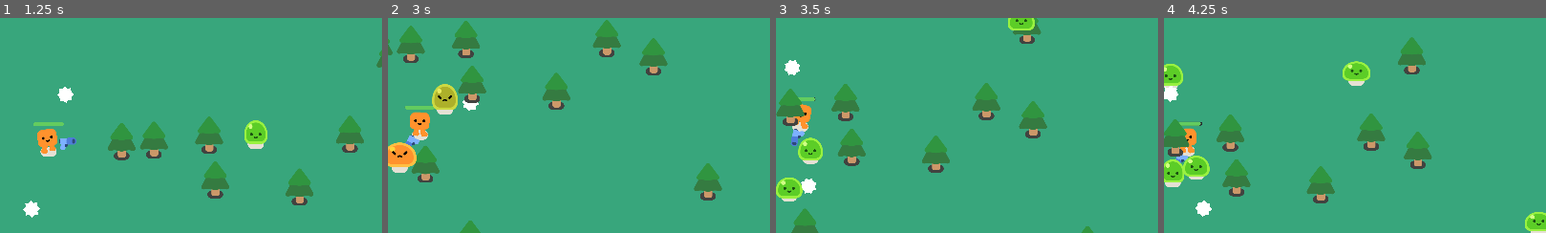
Above: before the commit, frames 1-4 (left to right).
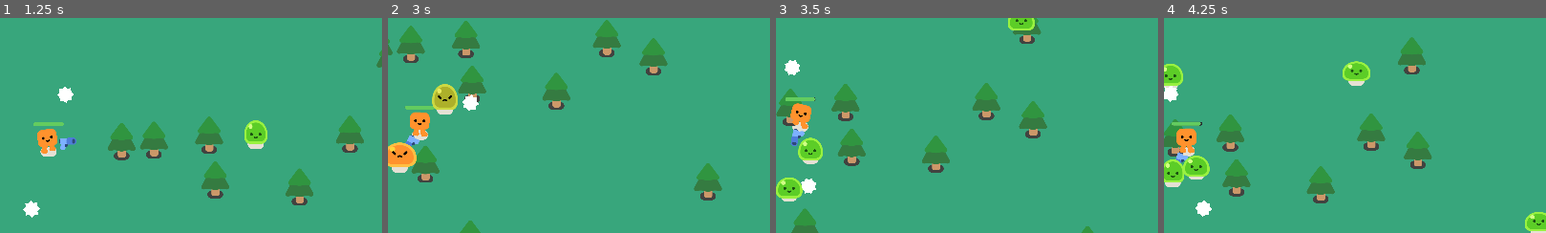
Above: after the commit, the same moments.

Repository: nicolasanelli/2d-slimes-roguelike
Game: Godot game, scene res://scenes/game/game.tscn
Two runs of this game, one before a commit and one after it. Both use one fixed random seed, a clock stepped at 60 frames per second and the inputs below.
Inputs:
- Up to frame 1 (1.25 s): hold D (move_right) from 0.53 s (still down)
- Up to frame 2 (3 s): release D (move_right) at 1.28 s; hold S (move_down) 1.28-2.03 s; hold D (move_right) 2.03-2.78 s; hold W (move_up) from 2.78 s (still down)
- Up to frame 3 (3.5 s): keep holding W (move_up)
- Up to frame 4 (4.25 s): release W (move_up) at 3.53 s; hold A (move_left) from 3.53 s (still down)
The pictures show only the part of the screen within x 47-97%, y 19-69%; the shares and areas given below are measured in that part.

Frame 1 is identical in both runs. In frame 2, less than 0.1% of the frame differs, in the area x 20-24%, y 35-40%; in frame 3, 0.3%; in frame 4, 0.3%, in the area x 2-7%, y 48-65%.

Commit message:
ajuste tree rendering order

Diff:
--- a/components/chunk/chunk.gd
+++ b/components/chunk/chunk.gd
@@ -71,5 +71,6 @@
 
 func _spawn_tree(_position: Vector2) -> void:
 	var tree: Node2D = _tree_component.instantiate()
+	trees.global_position = Vector2.ZERO
 	tree.global_position = _position
 	trees.add_child(tree)
--- a/components/chunk/chunk.tscn
+++ b/components/chunk/chunk.tscn
@@ -6,6 +6,7 @@
 size = Vector2(1080, 1080)
 
 [node name="Chunk" type="Node2D"]
+y_sort_enabled = true
 script = ExtResource("1_fmkin")
 
 [node name="Area2D" type="Area2D" parent="."]
@@ -15,7 +16,8 @@
 [node name="CollisionShape2D" type="CollisionShape2D" parent="Area2D"]
 shape = SubResource("RectangleShape2D_dcejg")
 
-[node name="Trees" type="Node" parent="."]
+[node name="Trees" type="Node2D" parent="."]
+y_sort_enabled = true
 
 [node name="Label" type="Label" parent="."]
 visible = false
--- a/components/chunk_manager/chunk_manager.gd
+++ b/components/chunk_manager/chunk_manager.gd
@@ -1,4 +1,4 @@
-class_name ChunkManager extends Node
+class_name ChunkManager extends Node2D
 
 
 #region Singleton
--- a/components/chunk_manager/chunk_manager.tscn
+++ b/components/chunk_manager/chunk_manager.tscn
@@ -2,7 +2,9 @@
 
 [ext_resource type="Script" path="res://components/chunk_manager/chunk_manager.gd" id="1_aqrm8"]
 
-[node name="ChunkManager" type="Node"]
+[node name="ChunkManager" type="Node2D"]
+y_sort_enabled = true
 script = ExtResource("1_aqrm8")
 
-[node name="Chunks" type="Node" parent="."]
+[node name="Chunks" type="Node2D" parent="."]
+y_sort_enabled = true
